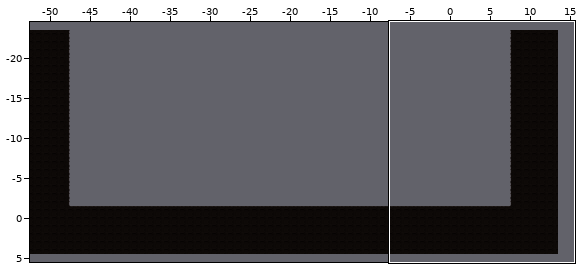
A Tiled map gets an edit: Assets/Tiled/Level1TileMap/map1-BOSS.tmx. The first picture is a wide view before the edit; the outline marks the close-up.
Close-up. Old version:
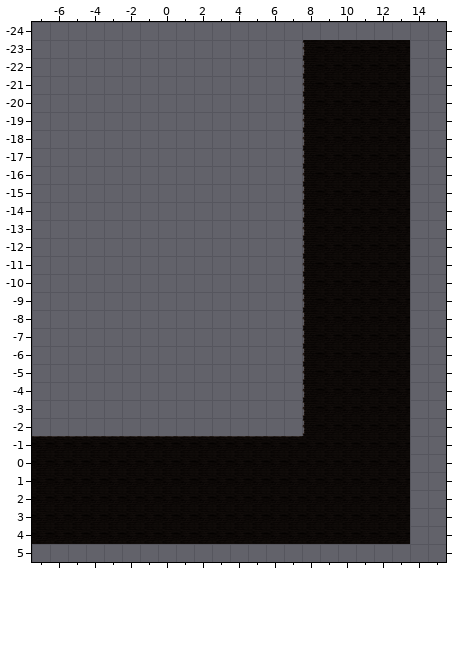
Cells are 256x256 px. Shown: x -7..15, y -24..5. The commit also changed other parts of the map, which this record leaves out.
Once edited:
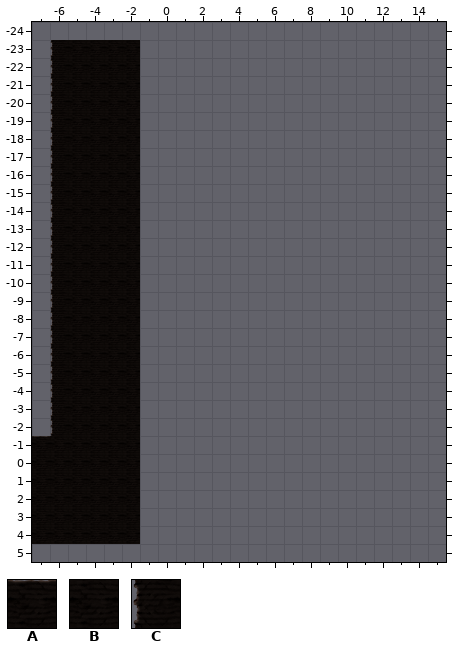
Key: from "Level1 Tileset": A 0, B 8, C 9.
_ is an empty cell.
Diff:
Layer "ground":
Tile A becomes tile B in row -1 at x -6 to -2.
The author put tile B in rows -23 to -2 at x -5 to -2.
The author put tile C in rows -23 to -2 at x -6.
The edit erases tile A in row -1 at x -1 to 7.
The edit erases tile B in rows -23 to -2 at x 9 to 13; in row -1 at x 8 to 13; in rows 0 to 4 at x -1 to 13.
The edit erases tile C in rows -23 to -2 at x 8.
Where, in picture pixels (left, top, right, bottom), the same in both close-ups:
changed: (50, 40, 410, 544)
